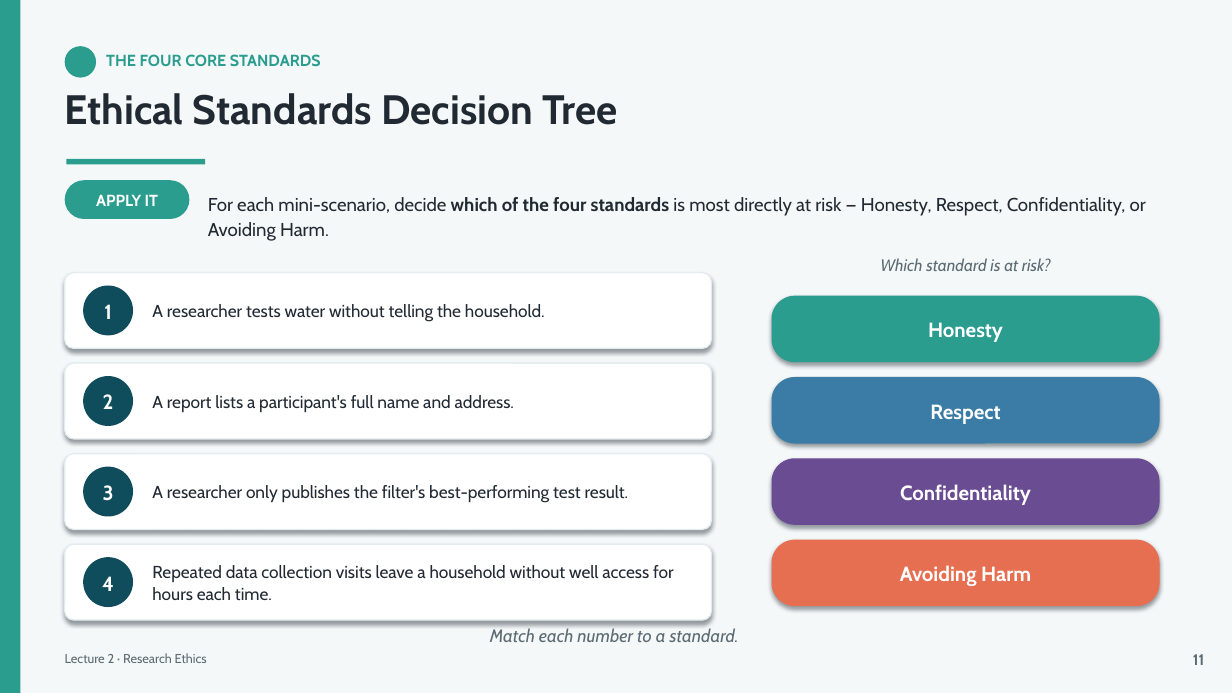
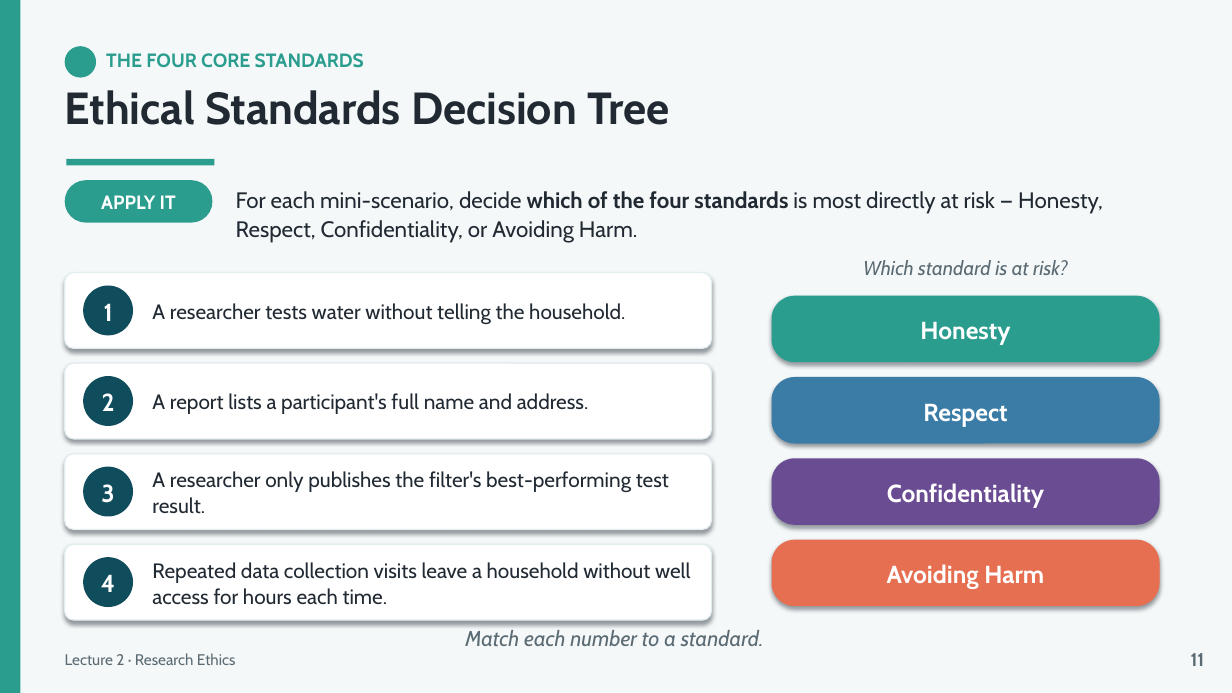
Before and after one commit to lestojas/physics, a slide deck: slide 13 of Lecture2-Research-Ethics.pptx. Drawn at 1232x693 pixels with LibreOffice and Linux fonts; fonts in the diff are those of the drawing. Boxes give left, top, right and bottom in pixels: in the first picture for what was removed or moved away, otherwise in the second. Text is boxed around its words. In the diff, an @@ line names an element or a change of style, - is before the commit and + after.

```diff
--- a/Lecture2-Research-Ethics.pptx
+++ b/Lecture2-Research-Ethics.pptx
@@ text "THE FOUR CORE STANDARDS" at <box>106,53,364,68</box>: size 12.5 to 15 pt @@
@@ text "Ethical Standards Decision Tree" at <box>65,90,669,125</box>: size 32 to 35 pt @@
@@ rectangle: place and size @@
-rectangle at <box>67,159,205,165</box>
+rectangle at <box>67,159,214,165</box>
@@ text "For each mini-scenario, decide which ...": place and size @@
-text "For each mini-scenario, decide which ..." at <box>208,197,1146,241</box>
+text "For each mini-scenario, decide which ..." at <box>236,191,1103,243</box>
@@ text "For each mini-scenario, decide which ..." at <box>236,191,1103,243</box>: size 14.5 to 17.4 pt @@
@@ rounded rectangle "APPLY IT" at <box>65,180,213,223</box>: size 12.5 to 15 pt @@
@@ rounded rectangle "APPLY IT": place and size @@
-rounded rectangle "APPLY IT" at <box>65,180,189,219</box>
+rounded rectangle "APPLY IT" at <box>65,180,213,223</box>
@@ text "Which standard is at risk?" at <box>863,260,1068,275</box>: size 13 to 15.6 pt @@
@@ size 13.5 to 16.2 pt in 4 elements at <box>152,303,625,324</box>, <box>152,393,589,414</box>, <box>152,471,669,514</box>, <box>152,562,690,605</box> @@
@@ size 16 to 19.2 pt in 8 elements at <box>104,303,113,321</box>, <box>102,393,115,411</box>, <box>101,484,114,503</box>, <box>101,574,115,592</box>, <box>920,321,1010,345</box>, <box>923,403,1007,426</box>, <box>887,483,1044,508</box>, <box>887,564,1044,589</box> @@
@@ text "Match each number to a ..." at <box>465,630,764,646</box>: size 14 to 16.8 pt @@
@@ text "Lecture 2 · Research Ethics" at <box>65,653,235,665</box>: size 10 to 12 pt @@
@@ text "11" at <box>1191,653,1205,666</box>: size 12 to 14.4 pt @@
```
Also in this commit, not shown: 29 other slides changed, 1 other file.
